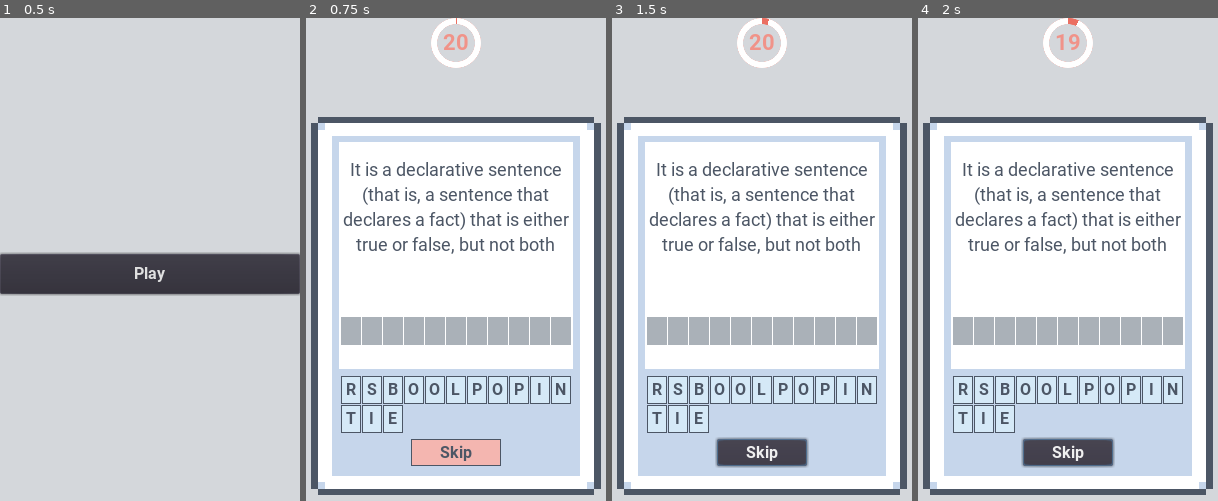
Above: before the commit, frames 1-4 (left to right).
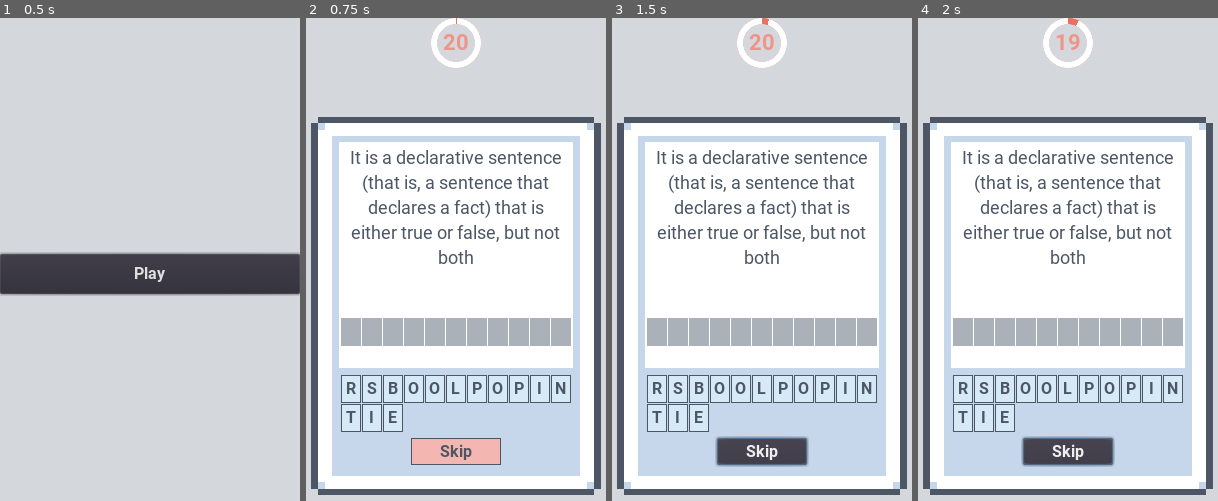
Above: after the commit, the same moments.

Repository: LoneDespair/comsci-card_game
Game: Godot game, scene res://src/main/main.tscn
Same seed, same stepped clock (60 frames per second), same inputs: the game is played once before the commit and once after it.
Inputs:
- Up to frame 1 (0.5 s): no input
- Up to frame 2 (0.75 s): click "Play" at 0.5 s
- Up to frame 3 (1.5 s): click "Skip" at 1.25 s
- Up to frame 4 (2 s): no input

Frame 1 is identical in both runs. In frame 2, 7.9% of the frame differs, in the area x 11-89%, y 27-93%; in frame 3, 8.1%, in the area x 11-89%, y 27-94%; in frame 4, 8.1%.

Commit message:
added shake animation to letters

Diff:
--- a/src/card/card.tscn
+++ b/src/card/card.tscn
@@ -52,16 +52,16 @@
 
 [node name="content" type="VBoxContainer" parent="ui"]
 unique_name_in_owner = true
-margin_left = 23.0
-margin_top = 24.0
-margin_right = 267.0
-margin_bottom = 354.0
+margin_left = 28.0
+margin_top = 25.0
+margin_right = 262.0
+margin_bottom = 353.0
 custom_constants/separation = 0
 
 [node name="question" type="Label" parent="ui/content"]
 unique_name_in_owner = true
-margin_right = 244.0
-margin_bottom = 134.0
+margin_right = 234.0
+margin_bottom = 132.0
 size_flags_vertical = 3
 custom_fonts/font = SubResource( 6 )
 custom_styles/normal = SubResource( 5 )
@@ -71,37 +71,64 @@
 autowrap = true
 clip_text = true
 
-[node name="Label" type="Label" parent="ui/content"]
-margin_top = 134.0
-margin_right = 244.0
-margin_bottom = 153.0
+[node name="VBoxContainer" type="VBoxContainer" parent="ui/content"]
+margin_top = 132.0
+margin_right = 234.0
+margin_bottom = 226.0
+rect_min_size = Vector2( 0, 94 )
+alignment = 1
 
-[node name="answer" type="GridContainer" parent="ui/content"]
+[node name="top" type="MarginContainer" parent="ui/content/VBoxContainer"]
+margin_top = 35.0
+margin_right = 234.0
+margin_bottom = 54.0
+rect_min_size = Vector2( 19, 19 )
+
+[node name="correct" type="Label" parent="ui/content/VBoxContainer/top"]
 unique_name_in_owner = true
-margin_left = 122.0
-margin_top = 153.0
-margin_right = 122.0
-margin_bottom = 228.0
-rect_min_size = Vector2( 0, 75 )
+visible = false
+margin_right = 234.0
+margin_bottom = 19.0
+custom_colors/font_color = Color( 0.321569, 0.745098, 0.501961, 1 )
+text = "Correct Answer!"
+align = 1
+valign = 1
+
+[node name="wrong" type="Label" parent="ui/content/VBoxContainer/top"]
+unique_name_in_owner = true
+visible = false
+margin_right = 234.0
+margin_bottom = 19.0
+custom_colors/font_color = Color( 0.803922, 0.380392, 0.333333, 1 )
+text = "Try Again!"
+align = 1
+valign = 1
+
+[node name="answer" type="GridContainer" parent="ui/content/VBoxContainer"]
+unique_name_in_owner = true
+margin_left = 117.0
+margin_top = 58.0
+margin_right = 117.0
+margin_bottom = 58.0
 size_flags_horizontal = 6
 custom_constants/vseparation = 1
 custom_constants/hseparation = 1
 columns = 11
 
 [node name="PanelContainer2" type="PanelContainer" parent="ui/content"]
-margin_top = 228.0
-margin_right = 244.0
-margin_bottom = 330.0
+margin_top = 226.0
+margin_right = 234.0
+margin_bottom = 328.0
 rect_min_size = Vector2( 0, 61 )
 custom_styles/panel = SubResource( 4 )
 
 [node name="VBoxContainer" type="VBoxContainer" parent="ui/content/PanelContainer2"]
 margin_top = 5.0
-margin_right = 244.0
+margin_right = 234.0
 margin_bottom = 97.0
 
 [node name="MarginContainer" type="MarginContainer" parent="ui/content/PanelContainer2/VBoxContainer"]
-margin_right = 244.0
+margin_right = 234.0
 margin_bottom = 61.0
 rect_min_size = Vector2( 0, 61 )
 custom_constants/margin_right = 0
@@ -111,9 +138,9 @@
 
 [node name="selection" type="GridContainer" parent="ui/content/PanelContainer2/VBoxContainer/MarginContainer"]
 unique_name_in_owner = true
-margin_left = 122.0
+margin_left = 117.0
 margin_top = 30.0
-margin_right = 122.0
+margin_right = 117.0
 margin_bottom = 30.0
 size_flags_horizontal = 4
 size_flags_vertical = 4
@@ -123,9 +150,9 @@
 
 [node name="skip" type="Button" parent="ui/content/PanelContainer2/VBoxContainer"]
 unique_name_in_owner = true
-margin_left = 77.0
+margin_left = 72.0
 margin_top = 65.0
-margin_right = 167.0
+margin_right = 162.0
 margin_bottom = 92.0
 rect_min_size = Vector2( 90, 0 )
 size_flags_horizontal = 4
--- a/src/card/checker.gd
+++ b/src/card/checker.gd
@@ -1,6 +1,8 @@
 extends Node
 
 onready var answer_container := $"%answer"
+onready var correct_label := $"%correct"
+onready var wrong_label := $"%wrong"
 
 var key : String
 
@@ -37,19 +39,26 @@
 		answer += letter_scn.text
 
 	if answer == key:
+		correct_label.show()
 		emit_signal("correct")
 
 	else:
+		wrong_label.show()
 		for idx in letter_list.size():
 			var letter_scn := letter_list[idx] as Button
 			letter_scn.theme_type_variation = "WrongLetter"
+			letter_scn.get_node("animator").current_animation = "wrong"
 
 		prints("%s does not match the key %s" % [answer, key])
 
 
 func uncheck() -> void:
+	wrong_label.hide()
+
 	var letter_list := get_letter_list()
 
 	for idx in letter_list.size():
 		var letter_scn := letter_list[idx] as Button
 		letter_scn.theme_type_variation = "NeutralLetter"
+		letter_scn.get_node("animator").stop()
+		letter_scn.get_node("animator").seek(0, true)
--- a/src/card/letter.tscn
+++ b/src/card/letter.tscn
@@ -1,4 +1,32 @@
-[gd_scene format=2]
+[gd_scene load_steps=3 format=2]
+
+[sub_resource type="Animation" id=1]
+length = 0.001
+tracks/0/type = "bezier"
+tracks/0/path = NodePath(".:rect_rotation")
+tracks/0/interp = 1
+tracks/0/loop_wrap = true
+tracks/0/imported = false
+tracks/0/enabled = true
+tracks/0/keys = {
+"points": PoolRealArray( 0, -0.25, 0, 0.25, 0 ),
+"times": PoolRealArray( 0 )
+}
+
+[sub_resource type="Animation" id=2]
+resource_name = "wrong"
+loop = true
+step = 0.25
+tracks/0/type = "bezier"
+tracks/0/path = NodePath(".:rect_rotation")
+tracks/0/interp = 1
+tracks/0/loop_wrap = true
+tracks/0/imported = false
+tracks/0/enabled = true
+tracks/0/keys = {
+"points": PoolRealArray( 0, -0.25, 0, 0.25, 0, 6, -0.25, 0, 0.25, 0, 0, -0.25, 0, 0.25, 0, -6, -0.25, 0, 0.25, 0, 0, -0.25, 0, 0.25, 0 ),
+"times": PoolRealArray( 0, 0.25, 0.5, 0.75, 1 )
+}
 
 [node name="letter" type="Button"]
 anchor_left = 0.5
@@ -6,12 +34,18 @@
 anchor_right = 0.5
 anchor_bottom = 0.5
 margin_left = -10.0
-margin_top = -15.0
-margin_right = 5.0
-margin_bottom = 10.0
+margin_top = -14.0
+margin_right = 10.0
+margin_bottom = 14.0
 rect_min_size = Vector2( 20, 28 )
+rect_pivot_offset = Vector2( 10, 14 )
 size_flags_horizontal = 0
 size_flags_vertical = 0
 theme_type_variation = "NeutralLetter"
 action_mode = 0
 text = "!"
+
+[node name="animator" type="AnimationPlayer" parent="."]
+playback_speed = 4.0
+anims/RESET = SubResource( 1 )
+anims/wrong = SubResource( 2 )
--- a/src/main/default_theme.tres
+++ b/src/main/default_theme.tres
@@ -13,10 +13,10 @@
 region_rect = Rect2( 0, 0, 42, 60 )
 
 [sub_resource type="StyleBoxTexture" id=5]
-content_margin_left = 23.0
-content_margin_right = 23.0
-content_margin_top = 24.0
-content_margin_bottom = 24.0
+content_margin_left = 28.0
+content_margin_right = 28.0
+content_margin_top = 25.0
+content_margin_bottom = 25.0
 texture = ExtResource( 2 )
 region_rect = Rect2( 0, 0, 42, 60 )
 
